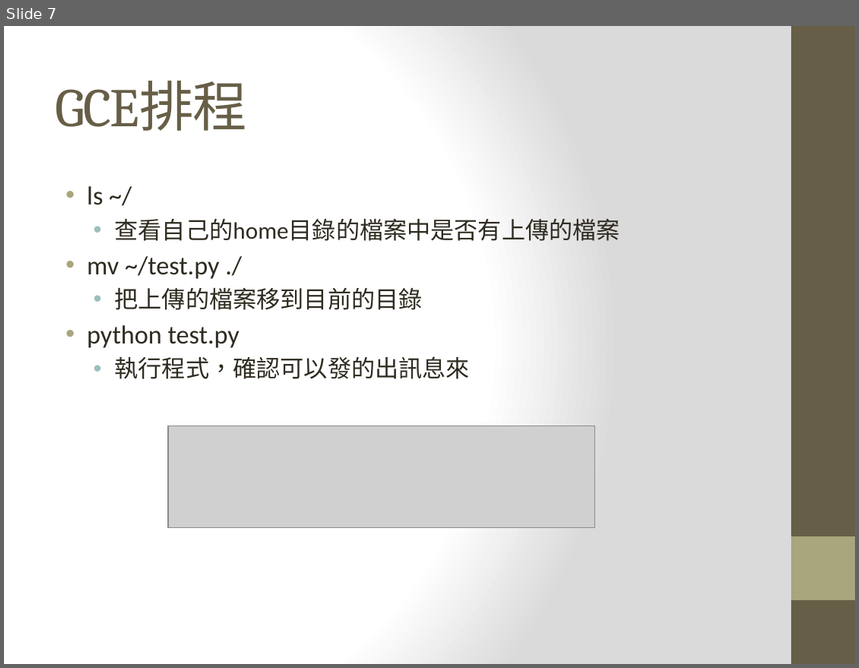
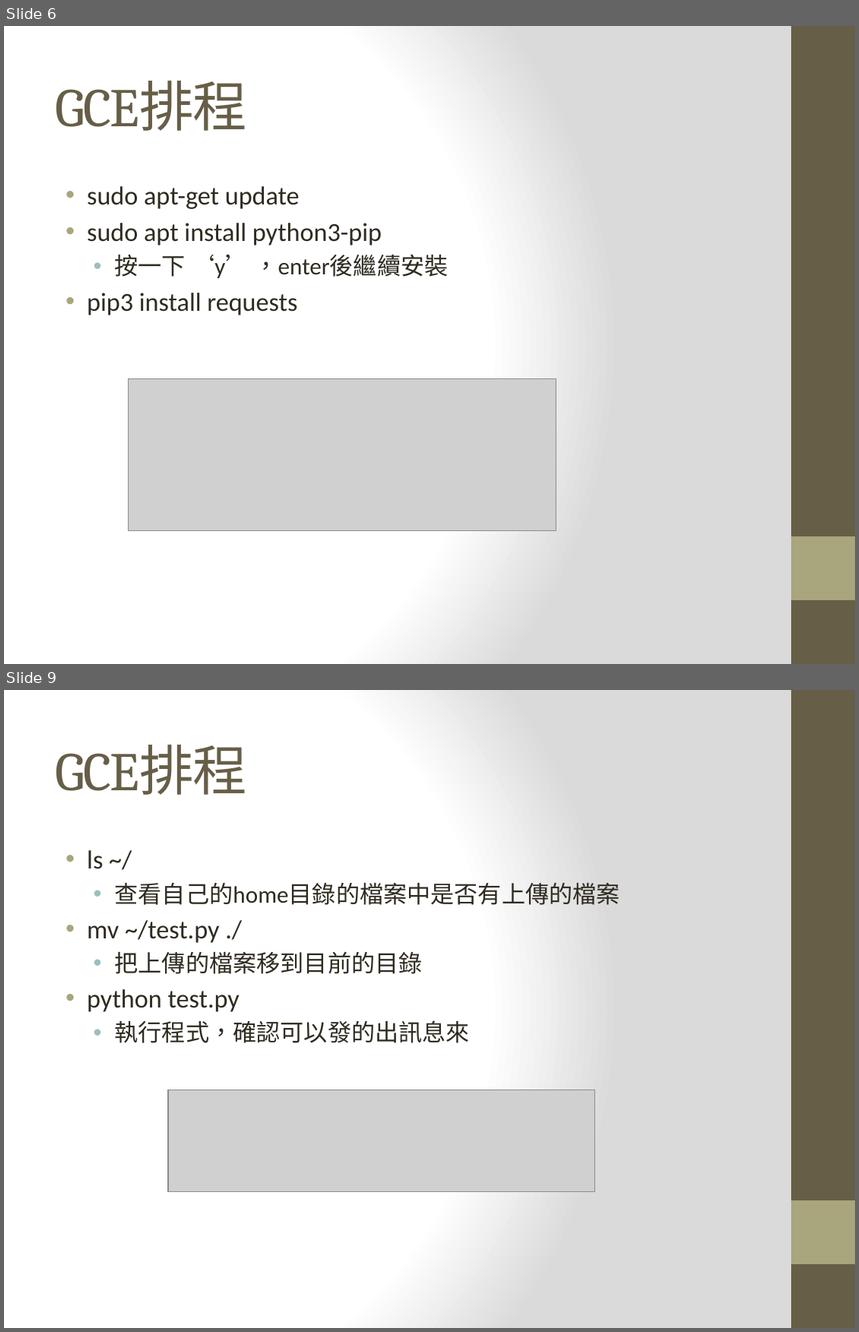
Before and after one commit to maloyang/KH20200704_Python_Basic_and_ML, a slide deck: Day3/Day3-3.pptx. Shown one above the other, each under a label of ours: slide 7 before the commit, slides 6 and 9 after it; the slides between them are not shown. The pictures are 859x668 and 859x1332 pixels, drawn with LibreOffice and Linux fonts; fonts in the diff are those of the drawing; grey boxes stand for pictures. Boxes give left, top, right and bottom in pixels: in the first picture for what was removed or moved away, otherwise in the second. Text is boxed around its words. In the diff, an @@ line names an element or a change of style, - is before the commit and + after.

```diff
--- a/Day3/Day3-3.pptx
+++ b/Day3/Day3-3.pptx
@@ slide 6 added at (4, 26, 855, 664), background gradient #FFFFFF to #DADADA; not listed: 2 template elements that a slide beside it also shows @@
@@ title added at (55, 81, 247, 131), 46 pt, text #675E47 @@
+GCE排程
@@ text added at (87, 186, 448, 316), 22 pt, text #2F2B20 @@
+• sudo apt-get update
+• sudo apt install python3-pip
+  • 按一下 ‘y’ ，enter後繼續安裝
+• pip3 install requests
@@ picture added at (129, 379, 557, 531) @@
@@ what was slide 7 is now slide 9 @@
```
Also in this commit, not shown: 2 slides changed, 5 other slides added, 1 slide removed.
